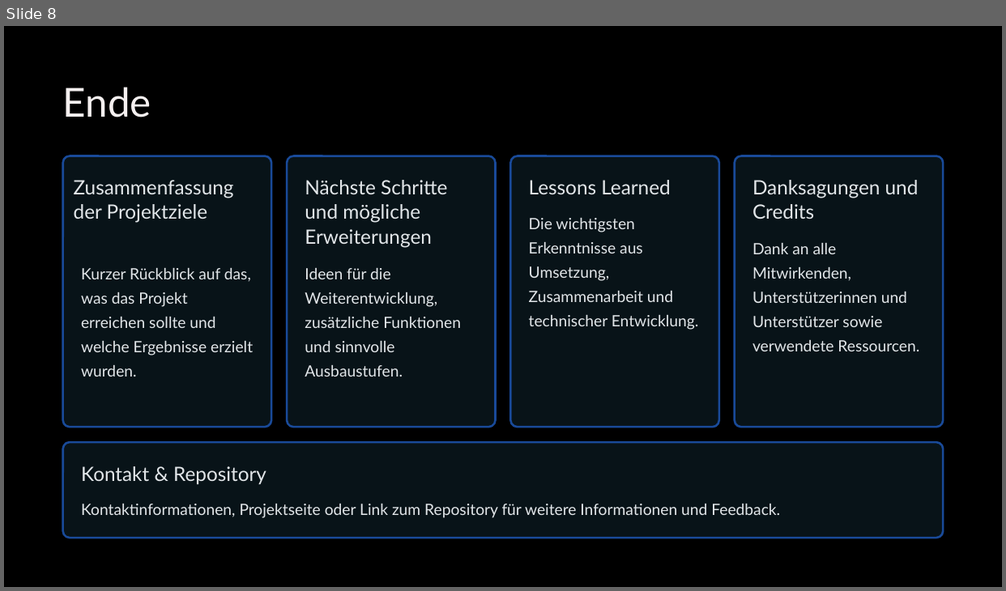
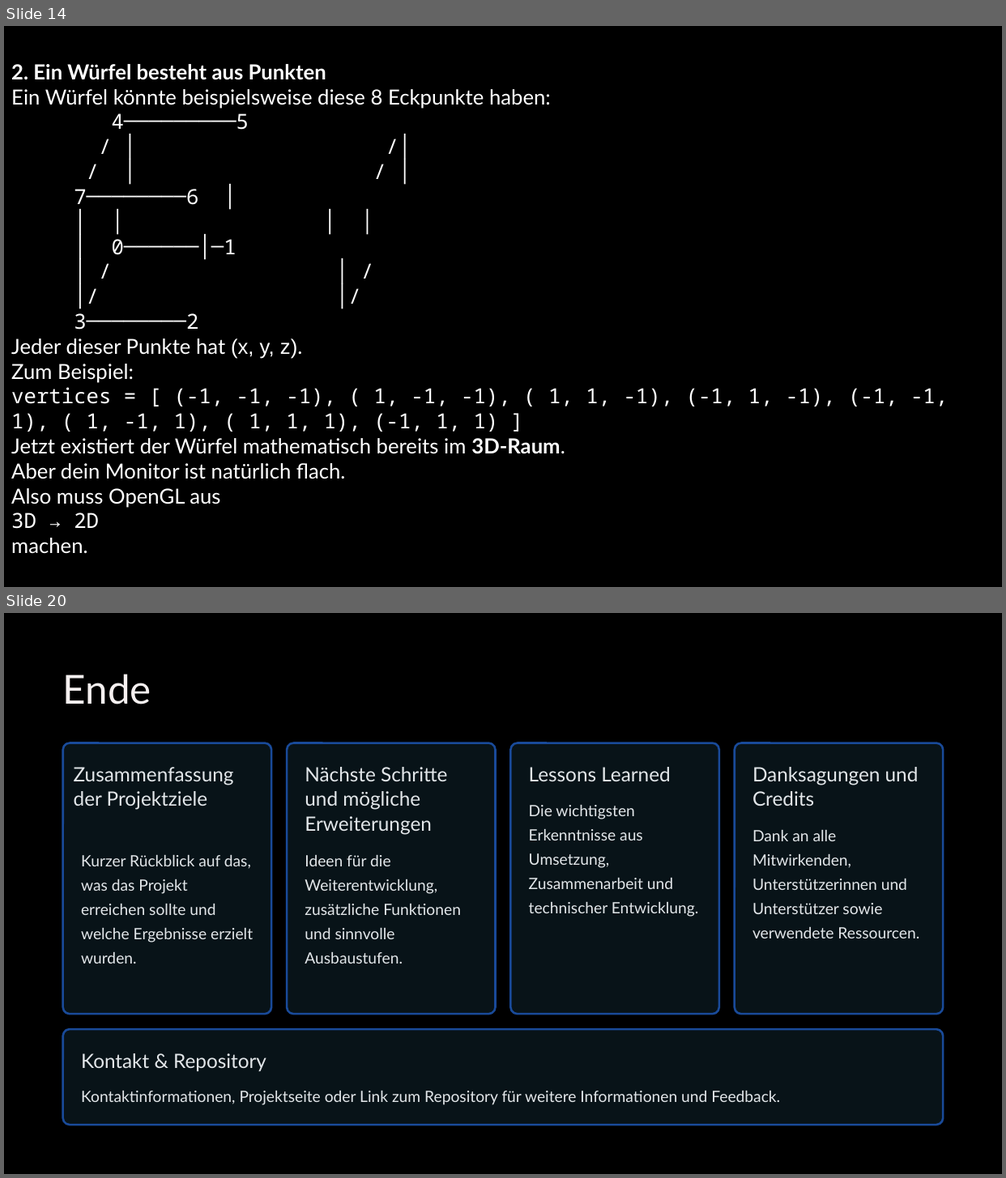
Before and after one commit to Spec06/Top-down-zombie-shooter, a slide deck: Präsi/Top-Down-Game.pptx. Shown one above the other, each under a label of ours: slide 8 before the commit, slides 14 and 20 after it; the slides between them are not shown. The pictures are 1006x591 and 1006x1178 pixels, drawn with LibreOffice and Linux fonts; fonts in the diff are those of the drawing. Boxes give left, top, right and bottom in pixels: in the first picture for what was removed or moved away, otherwise in the second. Text is boxed around its words. In the diff, an @@ line names an element or a change of style, - is before the commit and + after.

```diff
--- a/Präsi/Top-Down-Game.pptx
+++ b/Präsi/Top-Down-Game.pptx
@@ slide 14 added at [4,26,1002,587], background #000000 @@
@@ text added at [11,64,948,554], 20 pt, text #FFFFFF @@
+2. Ein Würfel besteht aus Punkten
+Ein Würfel könnte beispielsweise diese 8 Eckpunkte haben:
+4─────────5
+/ │ /│
+/ │ / │
+7────────6 │
+│ │ │ │
+│ 0──────│─1
+│ / │ /
+│/ │/
+3────────2
+Jeder dieser Punkte hat (x, y, z).
+Zum Beispiel:
+vertices = [ (-1, -1, -1), ( 1, -1, -1), ( 1, 1, -1), (-1, 1, -1), (-1, -1, 1), ( 1, -1, 1), ( 1, 1, 1), (-1, 1, 1) ]
+Jetzt existiert der Würfel mathematisch bereits im 3D-Raum.
+Aber dein Monitor ist natürlich flach.
+Also muss OpenGL aus
+3D → 2D
+machen.
@@ what was slide 8 is now slide 20 @@
```
Also in this commit, not shown: 5 slides changed, 12 other slides added, 1 slide removed, 58 other files.
